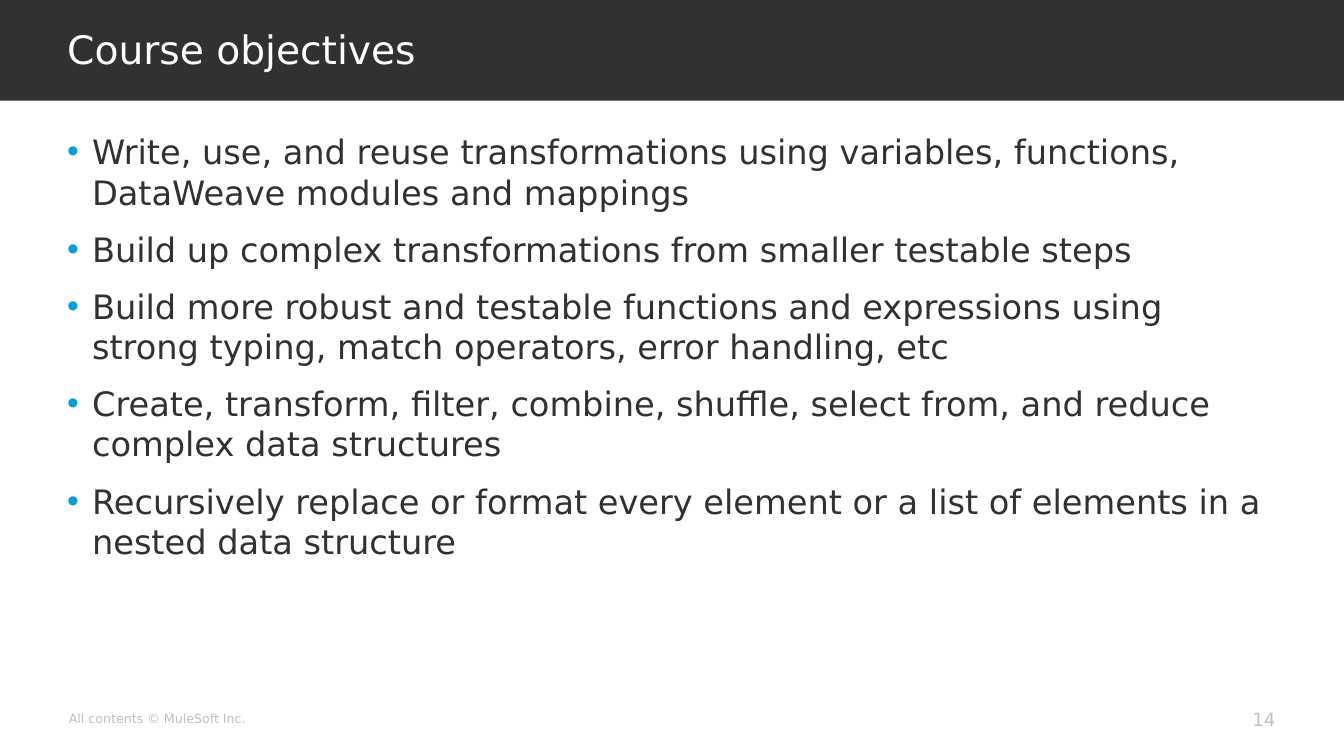
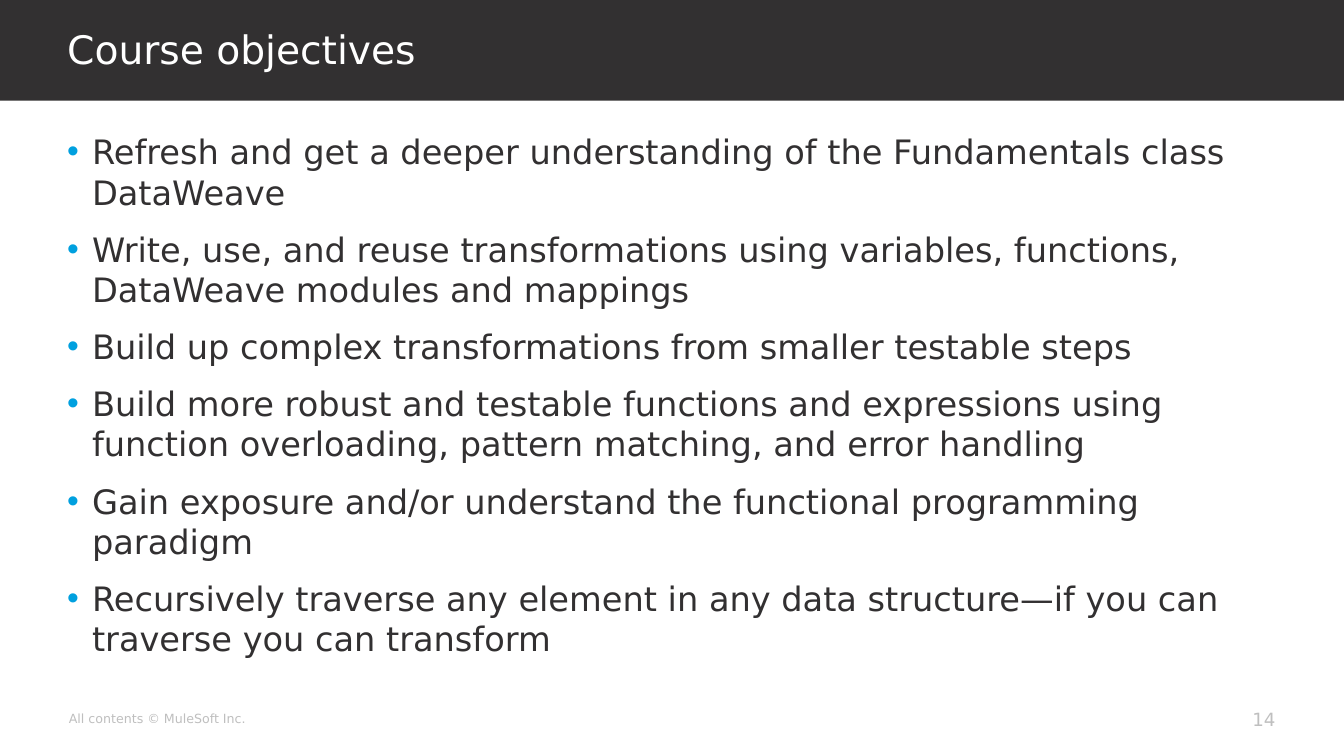
Before and after one commit to georgekwi/manual, a slide deck: slide 14 of slides/intro.pptx. Drawn at 1344x756 pixels with LibreOffice and Linux fonts; fonts in the diff are those of the drawing; background and template pictures are left out. Boxes give left, top, right and bottom in pixels: in the first picture for what was removed or moved away, otherwise in the second. Text is boxed around its words. In the diff, an @@ line names an element or a change of style, - is before the commit and + after.

Commit message:
Did a little cleanup so that the slides are usuable by everybody

```diff
--- a/slides/intro.pptx
+++ b/slides/intro.pptx
@@ text at [92,138,1224,206]: paragraph added @@
+• Refresh and get a deeper understanding of the Fundamentals class DataWeave
@@ text at [92,390,1218,658]: text changed @@
-• Build more robust and testable functions and expressions using strong typing, match operators, error handling, etc
-• Create, transform, filter, combine, shuffle, select from, and reduce complex data structures
-• Recursively replace or format every element or a list of elements in a nested data structure
+• Build more robust and testable functions and expressions using function overloading, pattern matching, and error handling
+• Gain exposure and/or understand the functional programming paradigm
+• Recursively traverse any element in any data structure—if you can traverse you can transform
```
Also in this commit, not shown: 5 other slides changed.
